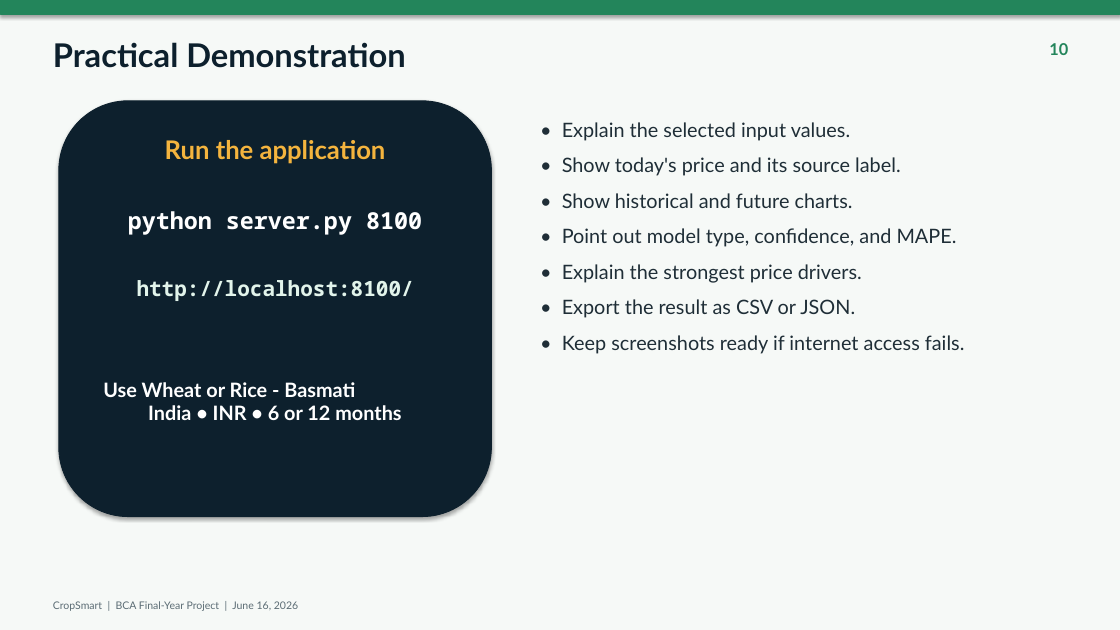
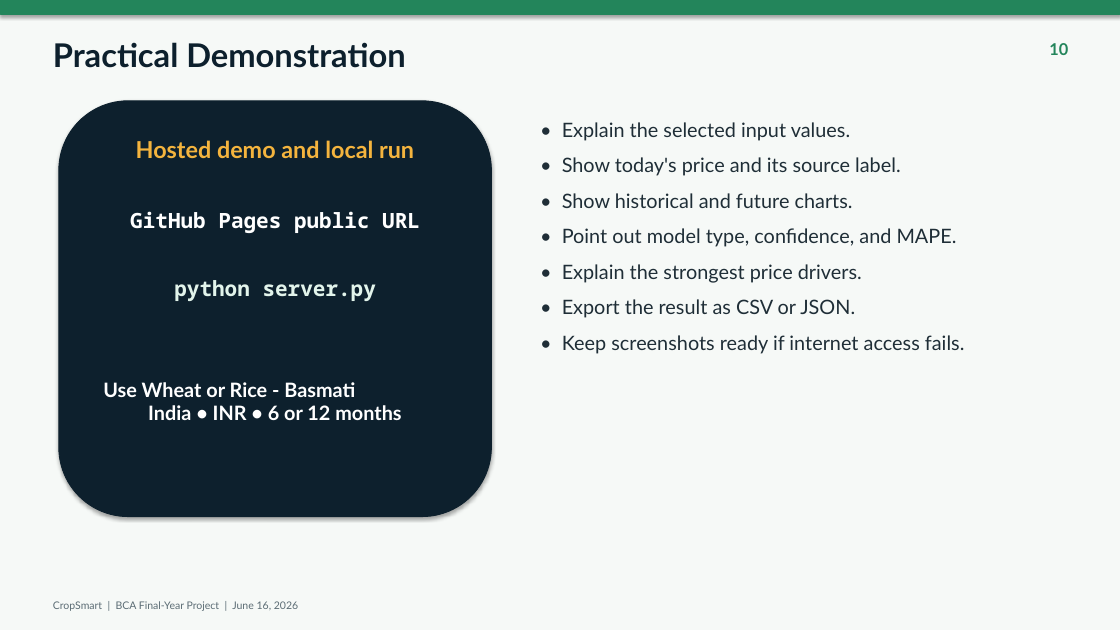
Before and after one commit to Ajay-Prakash-Pandey/crop-price-pridiction-web, a slide deck: slide 10 of CropSmart_BCA_Final_Project_Viva.pptx. Drawn at 1120x630 pixels with LibreOffice and Linux fonts; fonts in the diff are those of the drawing. Boxes give left, top, right and bottom in pixels: in the first picture for what was removed or moved away, otherwise in the second. Text is boxed around its words. In the diff, an @@ line names an element or a change of style, - is before the commit and + after.

```diff
--- a/CropSmart_BCA_Final_Project_Viva.pptx
+++ b/CropSmart_BCA_Final_Project_Viva.pptx
@@ text at (136, 140, 414, 158): text changed; size 22 to 20 pt @@
-Run the application
+Hosted demo and local run
@@ text at (130, 211, 420, 233): text changed; size 20 to 18 pt @@
-python server.py 8100
+GitHub Pages public URL
@@ text at (174, 280, 376, 301): text changed @@
-http://localhost:8100/
+python server.py
```
Also in this commit, not shown: 2 other slides changed, 1 slide added, 2 other files.
